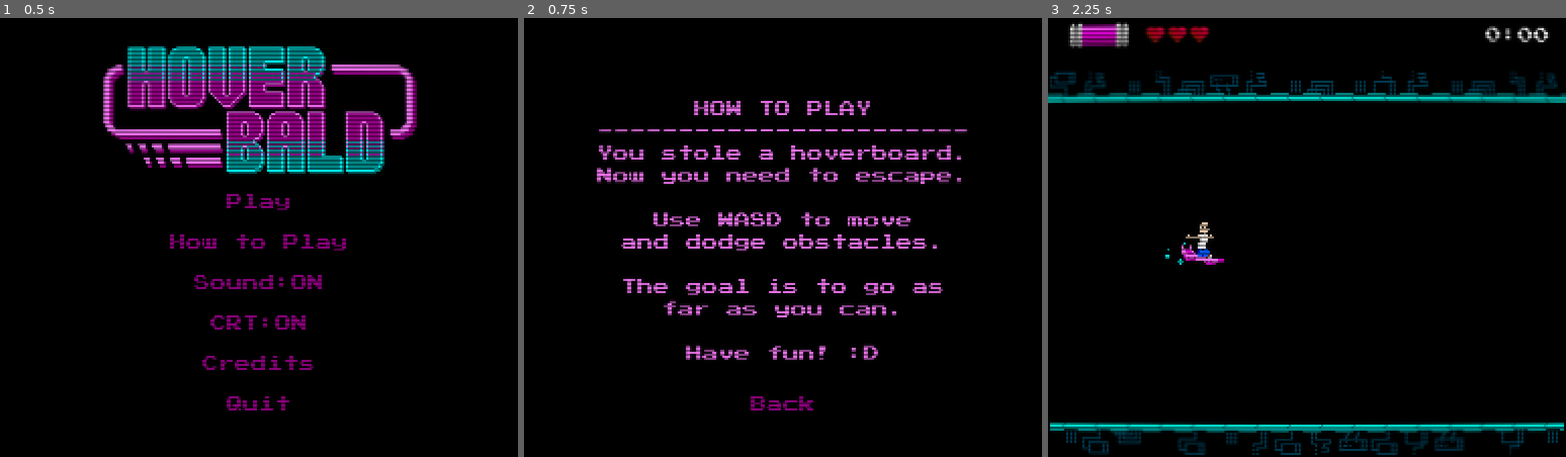
Above: before the commit, frames 1-3 (left to right).
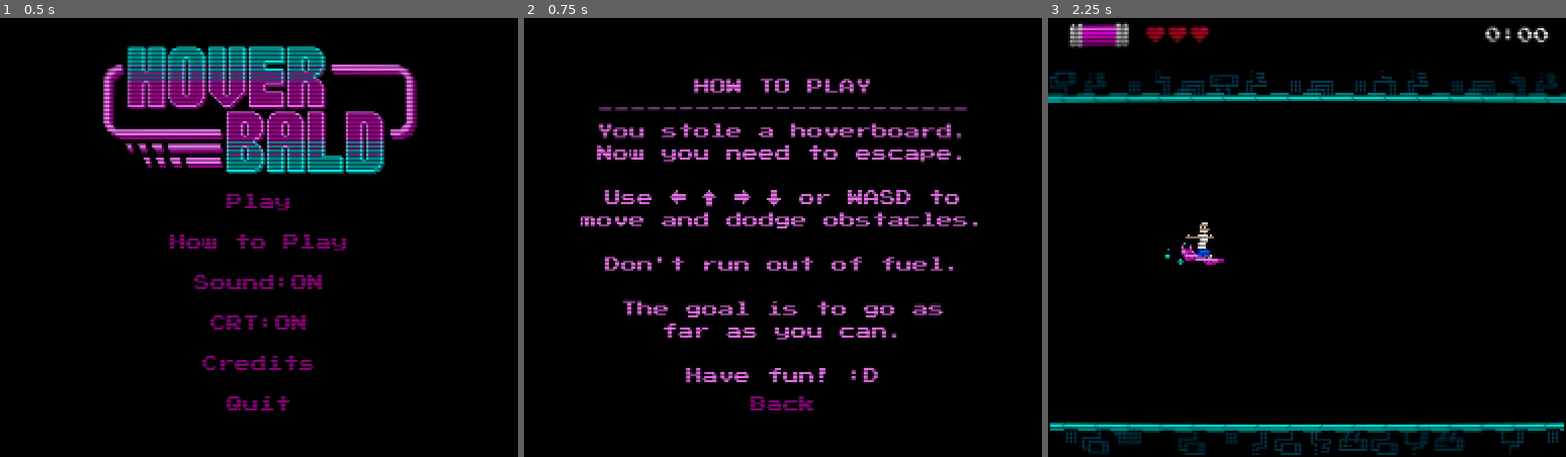
Above: after the commit, the same moments.

Repository: kernel00ps/Hoverbald
Game: Godot game, scene res://scenes/main_menu.tscn
Two runs of this game, one before a commit and one after it. Both use one fixed random seed, a clock stepped at 60 frames per second and the inputs below. Sound files missing from this copy of the repository are replaced by a short silence.
Inputs:
- Up to frame 1 (0.5 s): no input
- Up to frame 2 (0.75 s): click "How to Play" at 0.5 s
- Up to frame 3 (2.25 s): click "Back" at 1.25 s; click "Play" at 2 s

Frame 1 is identical in both runs. In frame 2, 9.5% of the frame differs, in the area x 10-88%, y 13-83%; in frame 3, nothing differs.

Commit message:
instructions update

Diff:
--- a/scenes/controls_menu.tscn
+++ b/scenes/controls_menu.tscn
@@ -44,8 +44,10 @@
 You stole a hoverboard.
 Now you need to escape.
 
-Use WASD to move
-and dodge obstacles.
+Use ← ↑ → ↓ or WASD to
+move and dodge obstacles.
+
+Don't run out of fuel.
 
 The goal is to go as
 far as you can.
